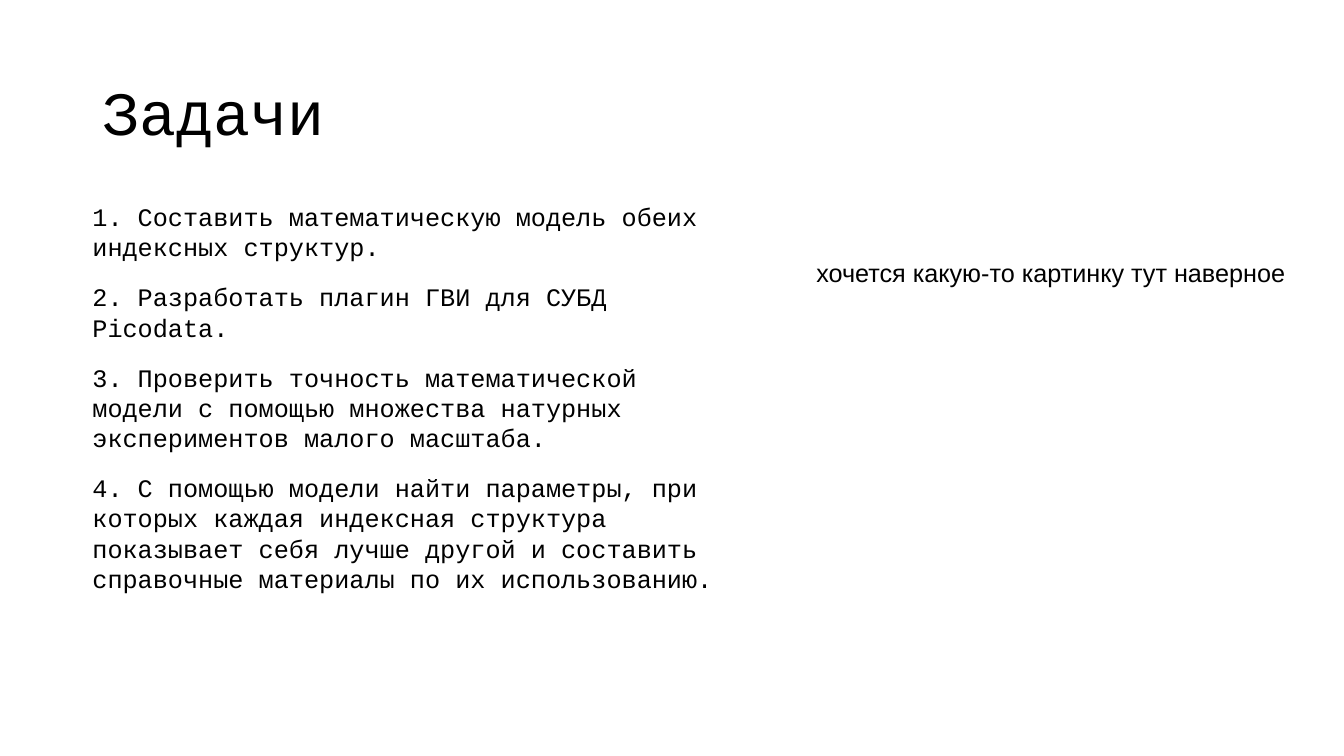
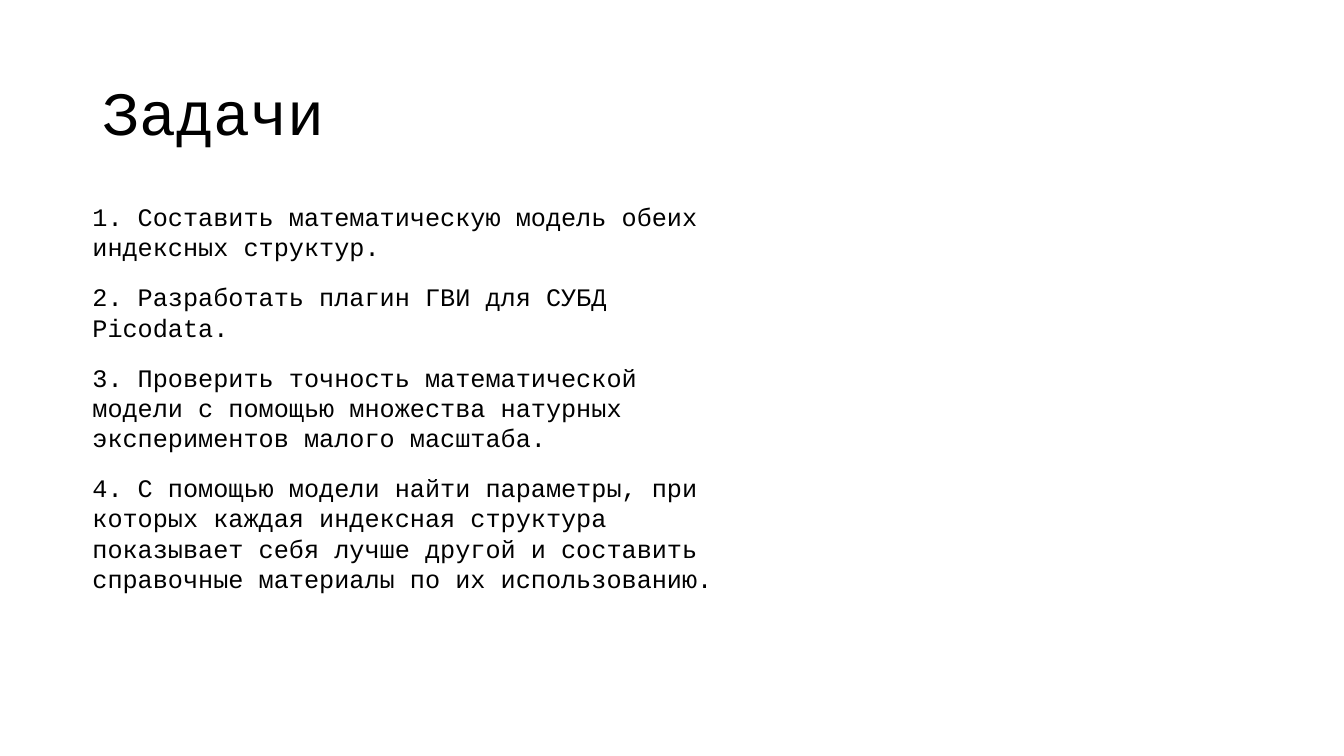
Before and after one commit to vitosotdihaet/pind, a slide deck: slide 7 of presentation.odp. Drawn at 1344x756 pixels with LibreOffice and Linux fonts; fonts in the diff are those of the drawing. Boxes give left, top, right and bottom in pixels: in the first picture for what was removed or moved away, otherwise in the second. Text is boxed around its words. In the diff, an @@ line names an element or a change of style, - is before the commit and + after.

```diff
--- a/presentation.odp
+++ b/presentation.odp
@@ text removed at <box>816,268,1285,287</box> @@
-хочется какую-то картинку тут наверное
```
Also in this commit, not shown: 5 other slides changed, 10 other files.
